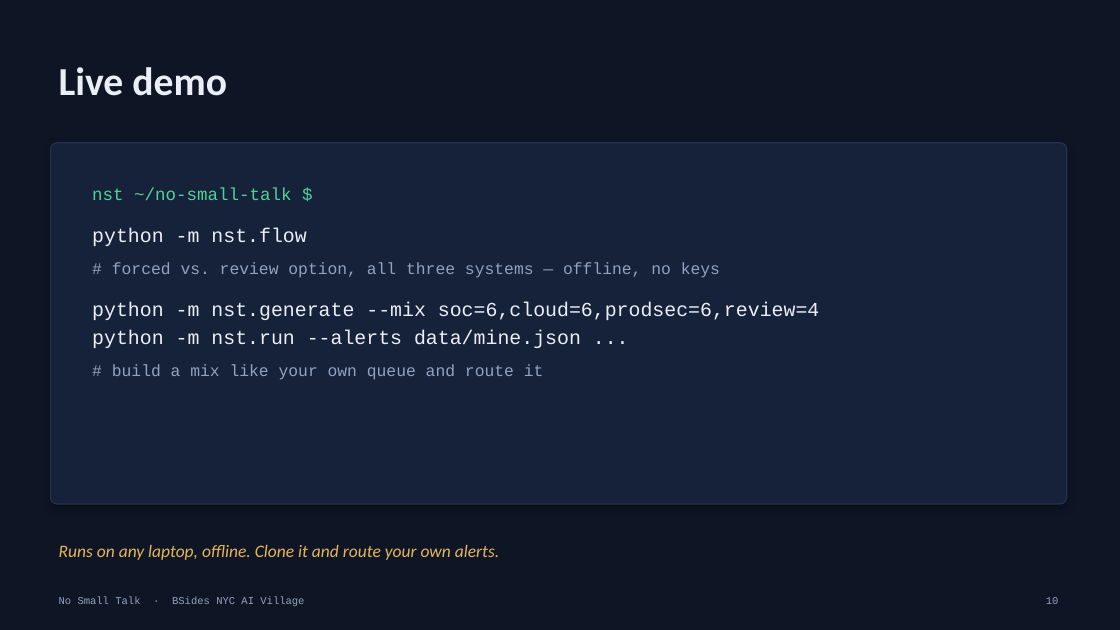
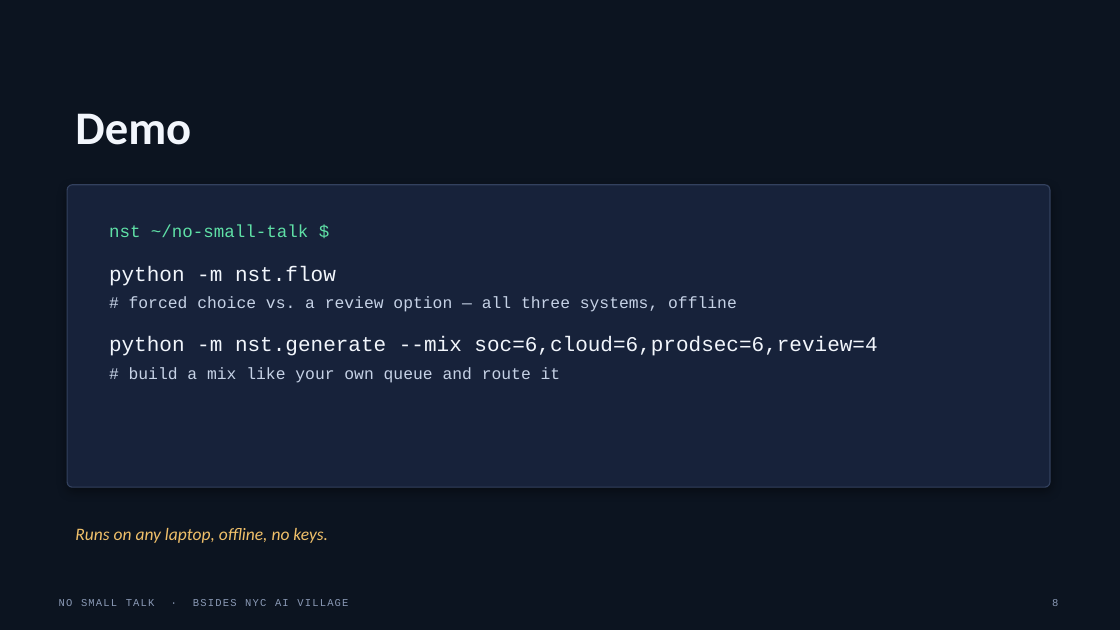
Before and after one commit to sanj-mishra/no-small-talk, a slide deck: slide 8 of submission/no-small-talk-deck.pptx (slide 10 before the commit). Drawn at 1120x630 pixels with LibreOffice and Linux fonts; fonts in the diff are those of the drawing. Boxes give left, top, right and bottom in pixels: in the first picture for what was removed or moved away, otherwise in the second. Text is boxed around its words. In the diff, an @@ line names an element or a change of style, - is before the commit and + after.

```diff
--- a/submission/no-small-talk-deck.pptx
+++ b/submission/no-small-talk-deck.pptx
@@ background #0E1626 to #0C1420 @@
@@ text at [75,113,191,145]: text changed; size 34 to 40 pt; text colour #EAEFF7 to #F2F6FC @@
-Live demo
+Demo
@@ rounded rectangle: place and size @@
-rounded rectangle at [50,143,1067,504]
+rounded rectangle at [67,185,1050,487]
@@ rounded rectangle at [67,185,1050,487]: fill #16213A to #17223A; outline #26324B 1 pt to #33415E 1 pt; shadow changed; proportions changed @@
@@ text "nst ~/no-small-talk $": place and size @@
-text "nst ~/no-small-talk $" at [92,188,291,200]
+text "nst ~/no-small-talk $" at [109,225,308,237]
@@ text "nst ~/no-small-talk $" at [109,225,308,237]: text colour #4FD39B to #5FE0A6 @@
@@ text "python -m nst.flow": place and size @@
-text "python -m nst.flow" at [92,228,819,380]
+text "python -m nst.flow" at [109,266,877,383]
@@ text at [109,266,877,383]: size 17 to 18 pt, text colour #EAEFF7 to #F2F6FC in "python -m nst.flow", "python -m nst.generate --mix soc=6,cloud=6,prodsec=6,review= ..."; text colour #93A2BD to #C6D2E6 in "# build a mix like your own ..."; less space between paragraphs; more space between paragraphs @@
@@ text at [129,296,737,312]: text changed; text colour #93A2BD to #C6D2E6 @@
-# forced vs. review option, all three systems — offline, no keys
+# forced choice vs. a review option — all three systems, offline
@@ text at [92,330,581,348]: paragraph removed @@
-python -m nst.run --alerts data/mine.json ...
@@ text at [75,528,328,543]: text changed; text colour #E6B45A to #F0C06A @@
-Runs on any laptop, offline. Clone it and route your own alerts.
+Runs on any laptop, offline, no keys.
@@ text at [59,599,348,606]: text changed; text colour #93A2BD to #8A99B5 @@
-No Small Talk · BSides NYC AI Village
+NO SMALL TALK · BSIDES NYC AI VILLAGE
@@ text removed at [1046,597,1059,604] @@
-10
@@ text added at [1052,599,1058,606], 9 pt, text #8A99B5 @@
+8
```
Also in this commit, not shown: 4 other slides changed, 8 slides added, 7 slides removed, 1 other file.
